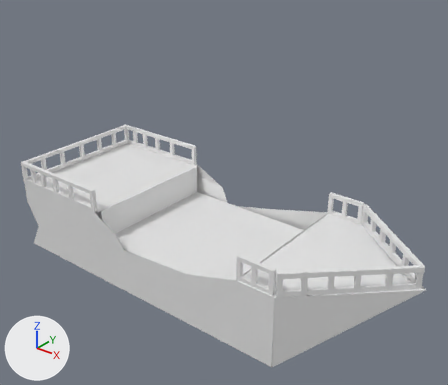
The Blender file Assets/Blender Models/wip-pirate-ship.blend as it was, and as the next commit left it.
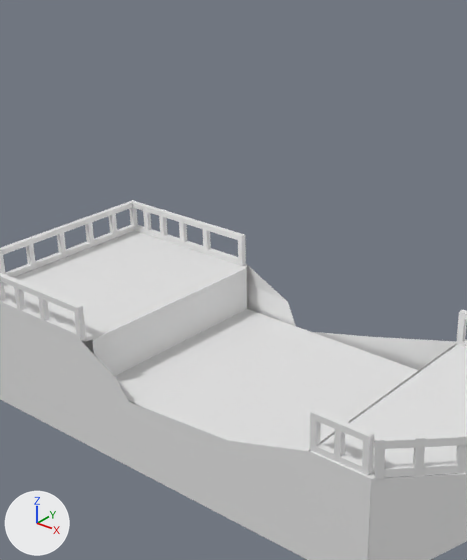
Each version is shown whole from a 50 mm lens placed at (9.38, -11.11, 8.41), pointed at (0.77, -0.34, 1.73), then close up on the part from 10% to 75% of the width and 0% to 90% of the height. Every picture has the same lights, and +X, +Y and +Z are marked at lower left.

The first close-up shows 'Bottom Rail', 'Bottom Rail.001', 'Bottom Rail.002', 'Bottom Rail.003', 'Bottom Rail.004', 'Stern', 'Top Rail', 'Top Rail.001', 'Top Rail.002', 'Top Rail.005'.
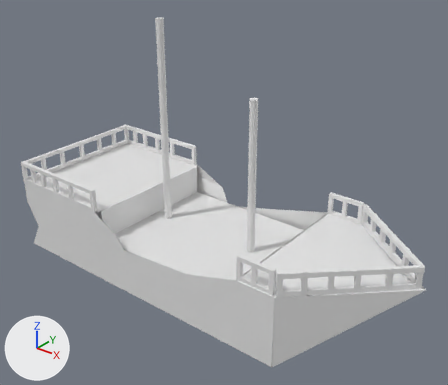
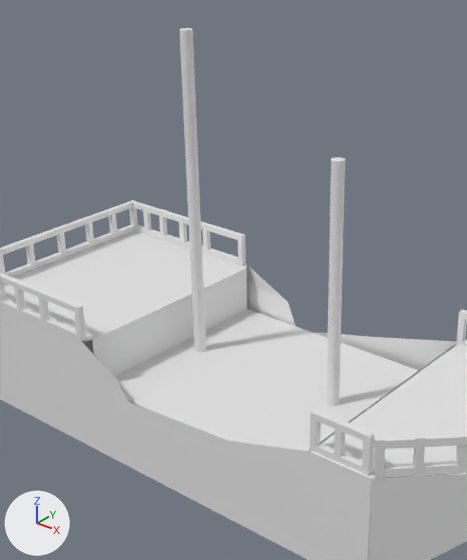
Commit message: wip pirate ship - add masts

The change in detail:
Mesh me_cylinder_001 is new.
It is a 32-sided cylinder along z spanning x -1.0..1.0, y -1.0..1.0, z -1.0..1.0.
Object 'Rear Mast' (ob_rear_mast) is new; it shows me_cylinder_001.
Its location is (-1.47, -0.05, 2.64).
Its scale is (0.1, 0.1, 3.0).
Object 'Front Mast' (ob_front_mast) is new; it shows a copy of me_cylinder_001.
Its location is (1.41, -0.05, 2.17).
Its scale is (0.1, 0.1, 2.0).

What differs and where, as boxes [x1, y1, x2, y2] in the close-ups (467 x 560 px):
'Rear Mast', added: after [179, 28, 206, 352]
'Front Mast', added: after [326, 157, 345, 406]
